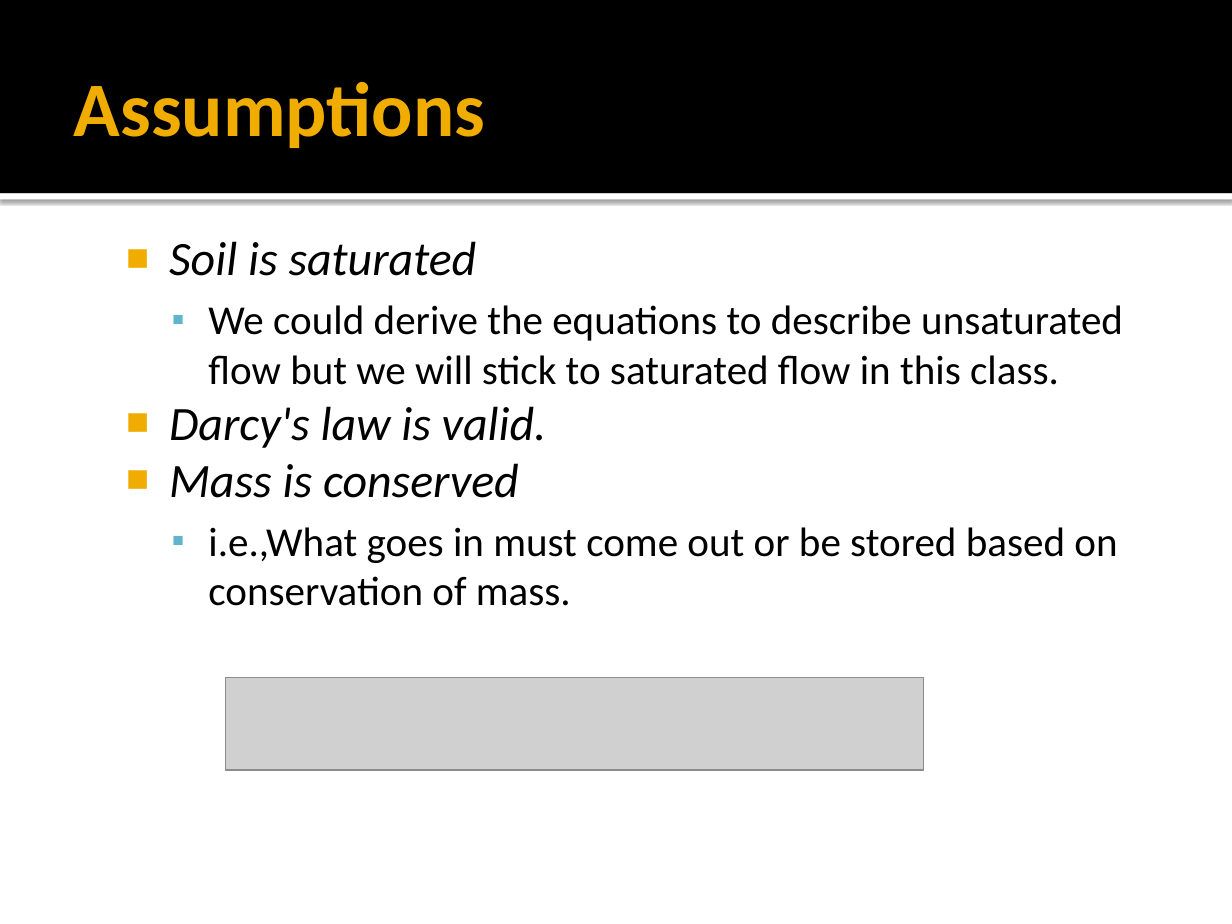
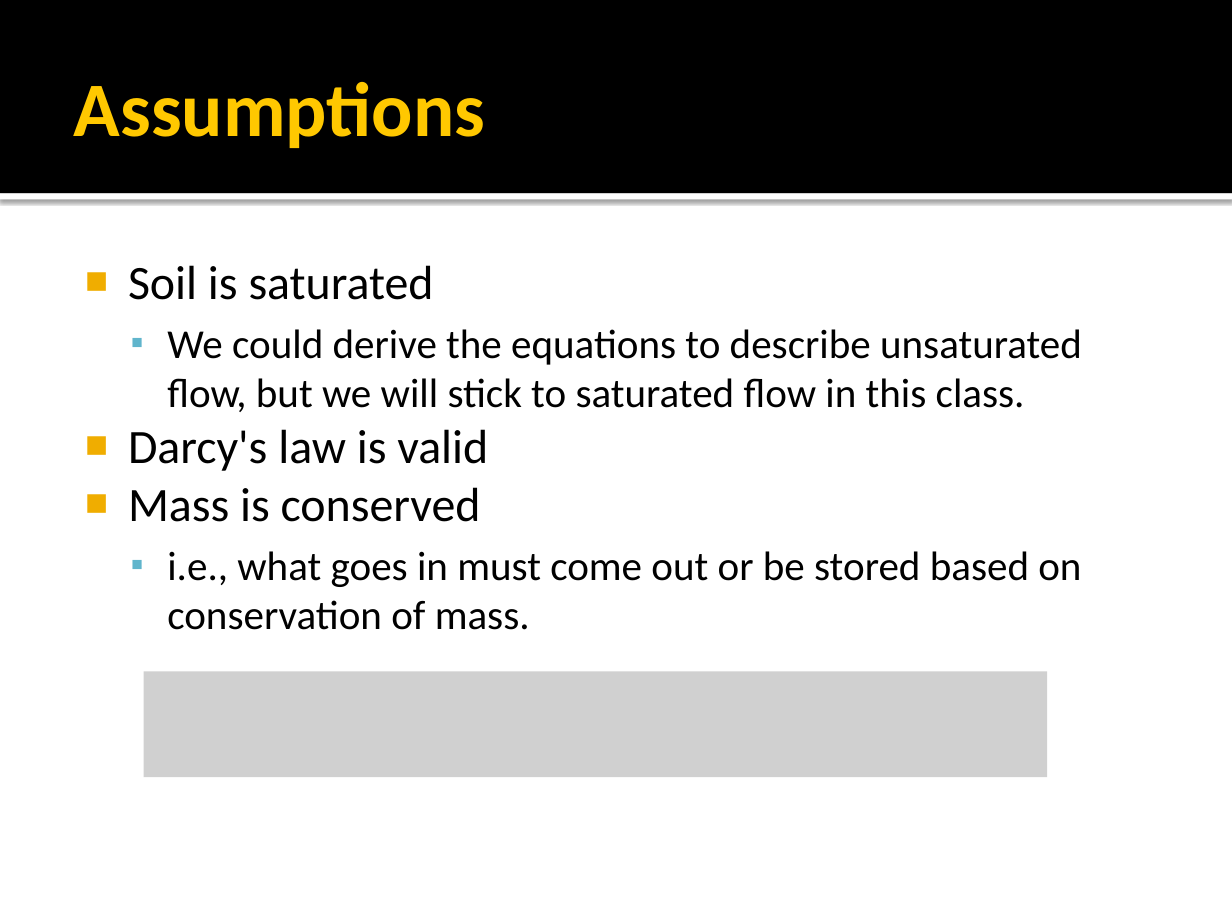
Before and after one commit to njones61/ce544, a slide deck: slide 3 of docs/unit1/05_goveqs/governing equations.pptx. Drawn at 1232x924 pixels with LibreOffice and Linux fonts; fonts in the diff are those of the drawing; grey boxes stand for pictures. Boxes give left, top, right and bottom in pixels: in the first picture for what was removed or moved away, otherwise in the second. Text is boxed around its words. In the diff, an @@ line names an element or a change of style, - is before the commit and + after.

```diff
--- a/docs/unit1/05_goveqs/governing equations.pptx
+++ b/docs/unit1/05_goveqs/governing equations.pptx
@@ title "Assumptions" at (74, 82, 485, 148): text colour #F0AD00 to #FFC800 @@
@@ text "Soil is saturated": place and size @@
-text "Soil is saturated" at (169, 241, 1123, 606)
+text "Soil is saturated" at (128, 265, 1082, 630)
@@ text at (128, 265, 481, 522): italic off in "Soil is saturated", "Mass is conserved" @@
@@ text at (128, 329, 1082, 471): text changed @@
-  ▪ We could derive the equations to describe unsaturated flow but we will stick to saturated flow in this class.
-■ Darcy's law is valid.
+  ▪ We could derive the equations to describe unsaturated flow, but we will stick to saturated flow in this class.
+■ Darcy's law is valid
@@ text at (167, 551, 1081, 630): text changed @@
-  ▪ i.e.,What goes in must come out or be stored based on conservation of mass.
+  ▪ i.e., what goes in must come out or be stored based on conservation of mass.
@@ picture: place and size @@
-picture at (225, 678, 923, 770)
+picture at (144, 671, 1047, 777)
```
Also in this commit, not shown: 9 other slides changed, 6 slides added, 4 slides removed, 1 other file.
